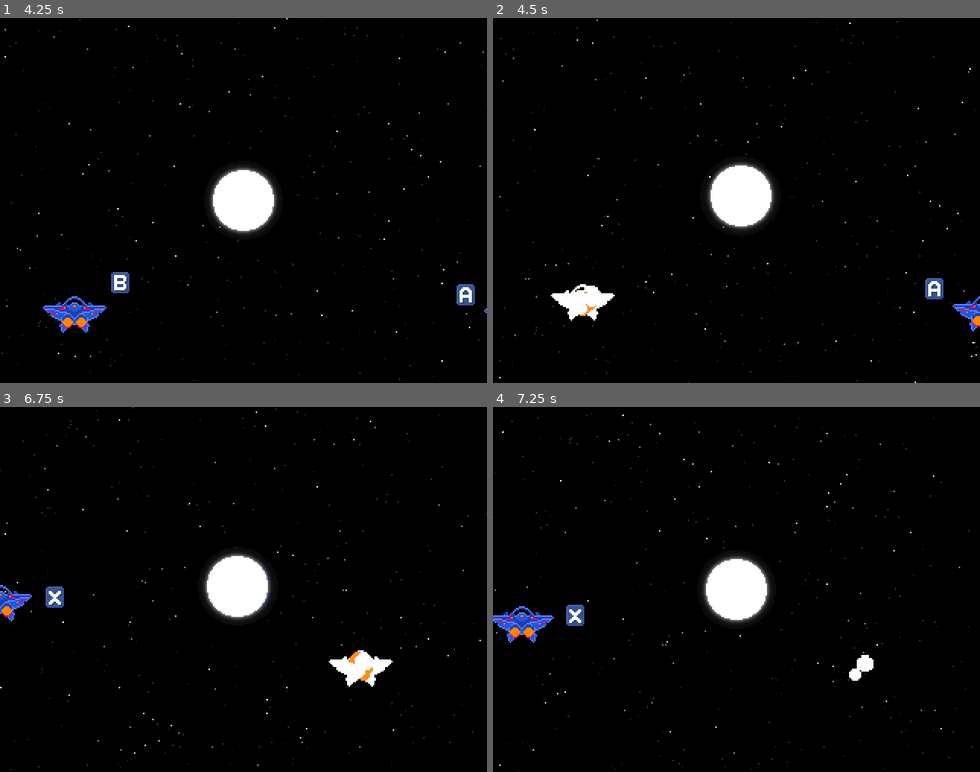
Above: before the commit, frames 1-4 (two rows, left to right).
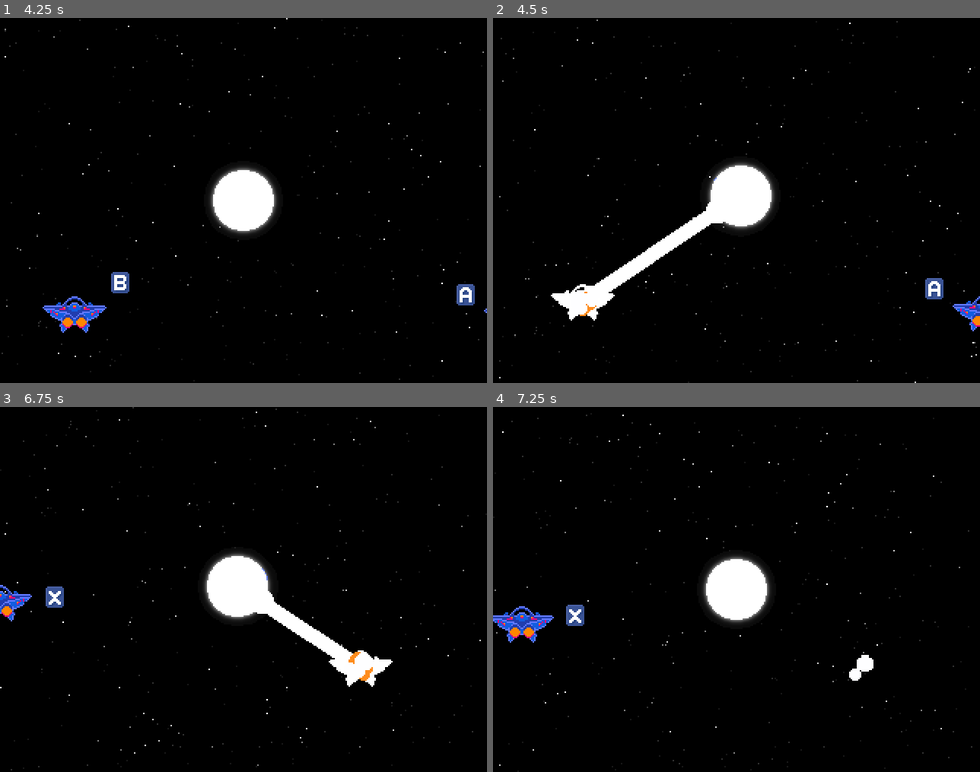
Above: after the commit, the same moments.

Repository: lethiandev/neutron-star
Game: Godot game, scene res://stages/gameplay/gameplay.tscn
Two runs of this game, one before a commit and one after it. Both use one fixed random seed, a clock stepped at 60 frames per second and the inputs below.
Inputs:
- Up to frame 1 (4.25 s): tap one key every 0.75 s from 0.6 s: A (action_a) B (action_b) P (action_p) X (action_x) A (action_a)
- Up to frame 2 (4.5 s): tap B (action_b) at 4.35 s
- Up to frame 3 (6.75 s): tap P (action_p) at 5.1 s; tap X (action_x) at 5.85 s; tap A (action_a) at 6.6 s
- Up to frame 4 (7.25 s): no input

Frame 1 is identical in both runs. In frame 2, 1.2% of the frame differs, in the area x 20-48%, y 50-76%; in frame 3, 0.8%; in frame 4, nothing differs.

Commit message:
Add laser beams on attack

Diff:
--- a/src/stages/gameplay/gameplay.gd
+++ b/src/stages/gameplay/gameplay.gd
@@ -53,8 +53,10 @@
 
 func _handle_unit_hit(p_unit: Node) -> void:
 	if p_unit is UnitBase:
+		var pos = p_unit.global_position
+		$World/NeutronStar.shoot(pos)
+		$Camera2D.shake_low()
 		p_unit.hit()
-		$Camera2D.shake_low()
 
 func _handle_unit_miss() -> void:
 	cooldown = 1.0
